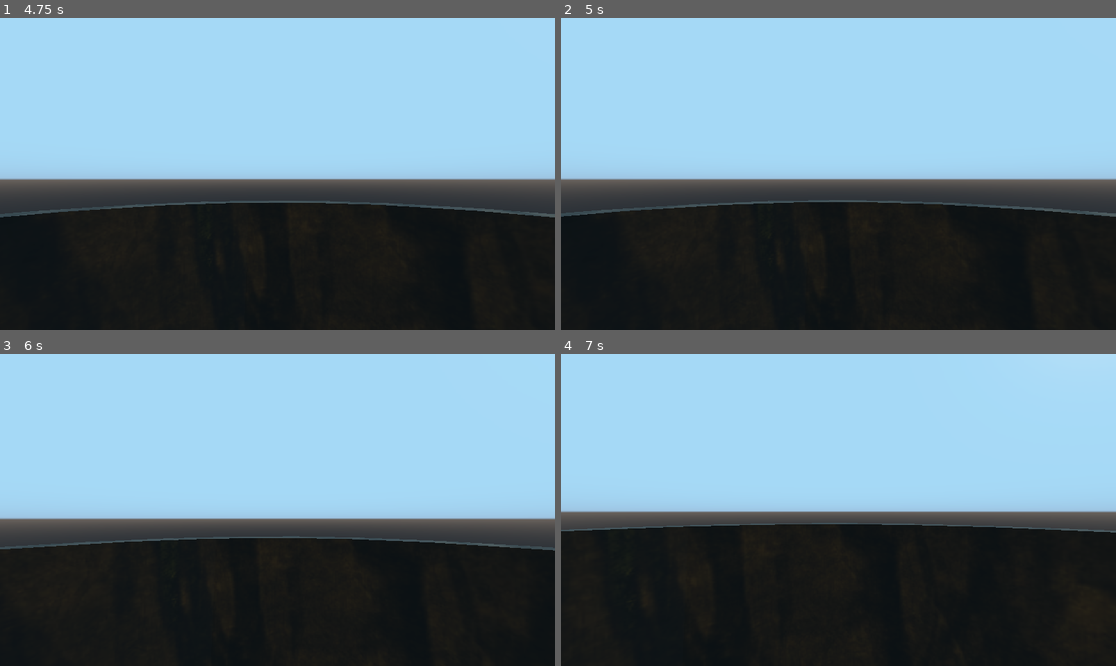
Above: before the commit, frames 1-4 (two rows, left to right).
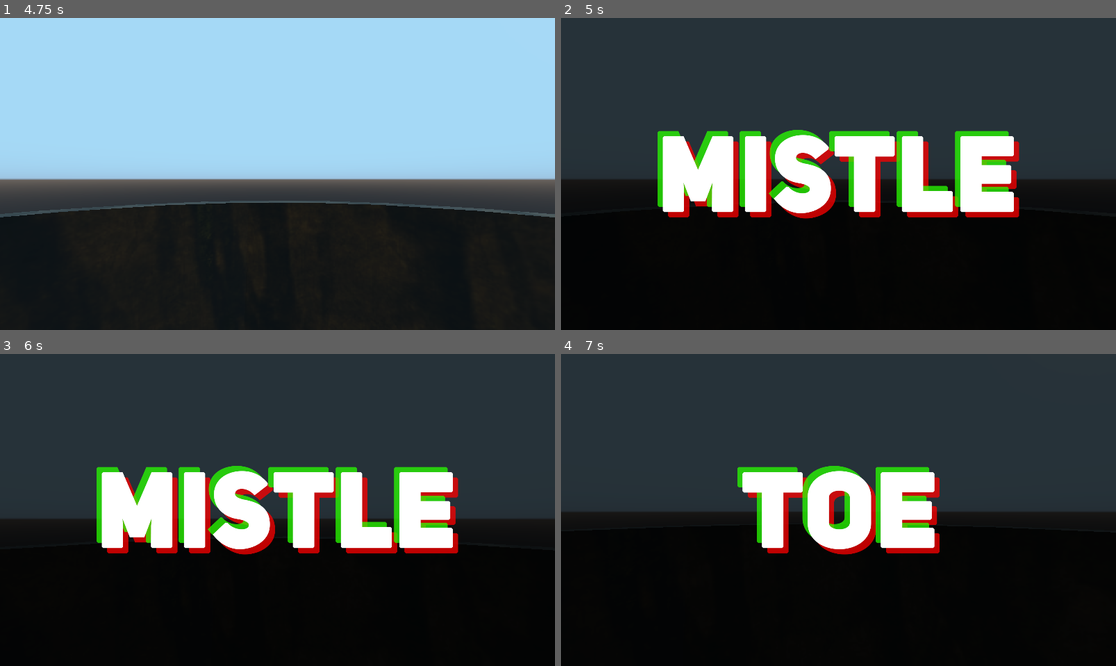
Above: after the commit, the same moments.

Repository: Keiron-Beadle/3TG_Nov_2022
Game: Godot game, scene res://FirstLevel.tscn
Same seed, same stepped clock (60 frames per second), same inputs: the game is played once before the commit and once after it.
Inputs (mouse positions are in pixels of both pictures, inside the frame that each line leads up to):
- Up to frame 1 (4.75 s): tap Enter at 0.5 s; move the mouse to (305, 174) at 0.52 s; hold W (forward) from 0.53 s (still down); click (305, 174) at 0.67 s; tap Space (jump) at 0.77, 1.52, 3.02, 3.77, 4.52 s; move the mouse to (249, 174) at 1.27 s; move the mouse to (288, 167) at 2.02 s; move the mouse to (271, 180) at 2.77 s; click (271, 180) at 2.92 s; move the mouse to (316, 177) at 3.52 s; move the mouse to (233, 170) at 4.27 s
- Up to frame 2 (5 s): keep holding W (forward)
- Up to frame 3 (6 s): move the mouse to (283, 510) at 5.02 s; click (283, 510) at 5.17 s; move the mouse to (255, 503) at 5.77 s; release W (forward) at 5.78 s; hold D (strafe_right) from 5.78 s (still down)
- Up to frame 4 (7 s): tap Space (jump) at 6.02, 6.77 s; move the mouse to (866, 510) at 6.52 s; release D (strafe_right) at 6.53 s; hold W (forward) from 6.53 s (still down)

Frame 1 is identical in both runs. In frame 2, 63% of the frame differs, in the area x 0-100%, y 0-87%; in frame 3, 62%; in frame 4, 58%.
Error before the commit: Invalid get index 'visible' (on base: 'null instance'). (res://FlashScreenOpen.gd:30)

Commit message:
Flashes pop up now

Diff:
--- a/Game/FirstLevel.tscn
+++ b/Game/FirstLevel.tscn
@@ -10,6 +10,9 @@
 [ext_resource path="res://Resources/Models/mistletoe.obj" type="ArrayMesh" id=8]
 [ext_resource path="res://Resources/Textures/12153_Mistletoe_diffuse.jpg" type="Texture" id=9]
 [ext_resource path="res://FlashScreenOpen.gd" type="Script" id=10]
+[ext_resource path="res://Images/thing3.png" type="Texture" id=11]
+[ext_resource path="res://Images/thing2.png" type="Texture" id=12]
+[ext_resource path="res://Images/thing1.png" type="Texture" id=13]
 
 [sub_resource type="CapsuleShape" id=1]
 radius = 0.5
@@ -209,7 +212,27 @@
 
 [node name="Enemies" type="Spatial" parent="."]
 
-[node name="FlashScreen" type="Control" parent="."]
+[node name="ScreenFlash" type="Control" parent="."]
 margin_right = 40.0
 margin_bottom = 40.0
 script = ExtResource( 10 )
+
+[node name="Thing1" type="TextureRect" parent="ScreenFlash"]
+visible = false
+margin_right = 40.0
+margin_bottom = 40.0
+texture = ExtResource( 13 )
+
+[node name="Thing2" type="TextureRect" parent="ScreenFlash"]
+visible = false
+margin_right = 40.0
+margin_bottom = 40.0
+texture = ExtResource( 12 )
+
+[node name="Thing3" type="TextureRect" parent="ScreenFlash"]
+visible = false
+margin_right = 40.0
+margin_bottom = 40.0
+texture = ExtResource( 11 )
+
+[connection signal="flash" from="Player" to="ScreenFlash" method="_on_Player_flash"]
--- a/Game/FlashScreenOpen.gd
+++ b/Game/FlashScreenOpen.gd
@@ -10,6 +10,7 @@
 
 # Called when the node enters the scene tree for the first time.
 func _ready():
+	set_process(false)
 	flash_screens.append($Thing1)
 	flash_screens.append($Thing2)
 	flash_screens.append($Thing3)
--- a/Game/FlashScreenOpen.tscn
+++ b/Game/FlashScreenOpen.tscn
@@ -1,10 +1,6 @@
-[gd_scene load_steps=6 format=2]
+[gd_scene load_steps=2 format=2]
 
-[ext_resource path="res://Resources/Images/thing1.png" type="Texture" id=1]
 [ext_resource path="res://FlashScreenOpen.gd" type="Script" id=2]
-[ext_resource path="res://Resources/Images/thing2.png" type="Texture" id=3]
-[ext_resource path="res://Resources/Images/thing3.png" type="Texture" id=4]
-[ext_resource path="res://Resources/Sounds/background.mp3" type="AudioStream" id=5]
 
 [node name="FlashScreenOpen" type="Control"]
 anchor_right = 1.0
@@ -20,22 +16,18 @@
 visible = false
 margin_right = 1920.0
 margin_bottom = 1080.0
-texture = ExtResource( 1 )
 
 [node name="Thing2" type="TextureRect" parent="."]
 visible = false
 margin_right = 1920.0
 margin_bottom = 1080.0
-texture = ExtResource( 3 )
 
 [node name="Thing3" type="TextureRect" parent="."]
 visible = false
 margin_right = 1920.0
 margin_bottom = 1080.0
-texture = ExtResource( 4 )
 
 [node name="AudioStreamPlayer2D" type="AudioStreamPlayer2D" parent="."]
-stream = ExtResource( 5 )
 autoplay = true
 
 [connection signal="resized" from="." to="." method="_on_FlashScreenOpen_resized"]
--- a/Game/Player_Controller.gd
+++ b/Game/Player_Controller.gd
@@ -85,10 +85,10 @@
 			self.global_transform = restartTransform
 			self.velocity = restartVelocity
 		if collider_layer == 16:
+			emit_signal("flash")
 			get_node("/root/Spatial/World/Mistletoe").queue_free()
 			get_node("/root/Spatial/World/OuterTree/FakeTop").visible = true
 			Engine.time_scale = 0.2
-			emit_signal("flash")
 			timedown.connect("timeout", self, "time_finished")
 			add_child(timedown)
 			timedown.start()
Not shown: 1 places in Game/FirstLevel.tscn that only renumber resources
